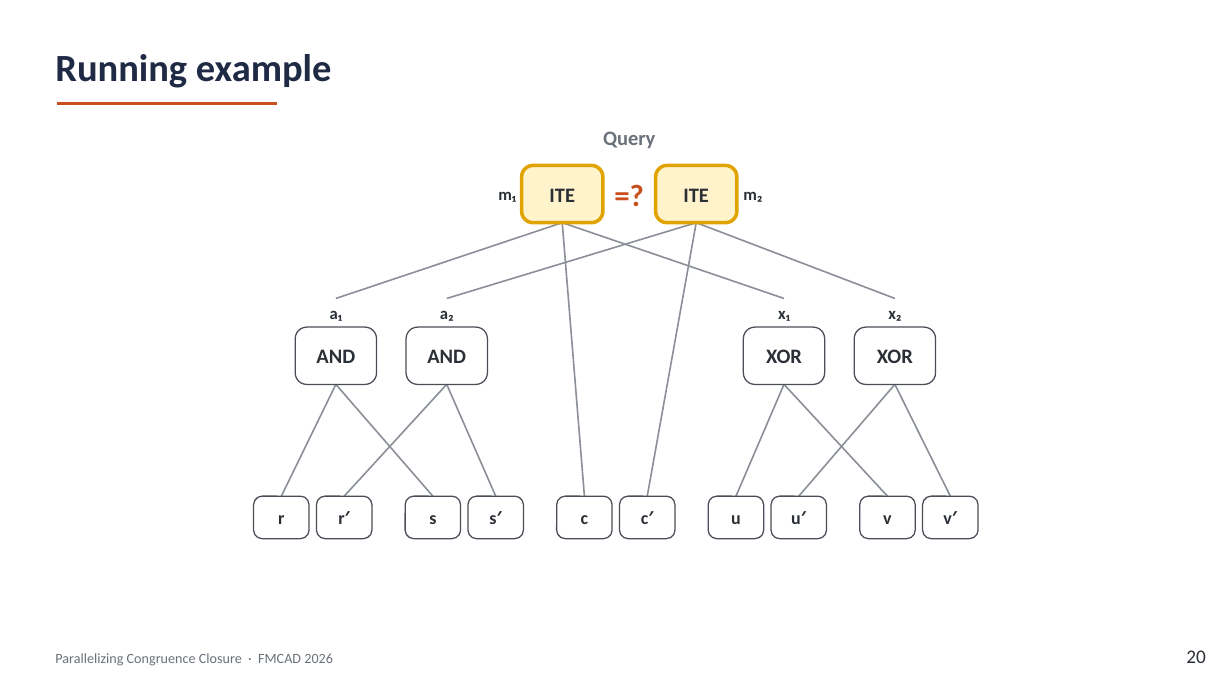
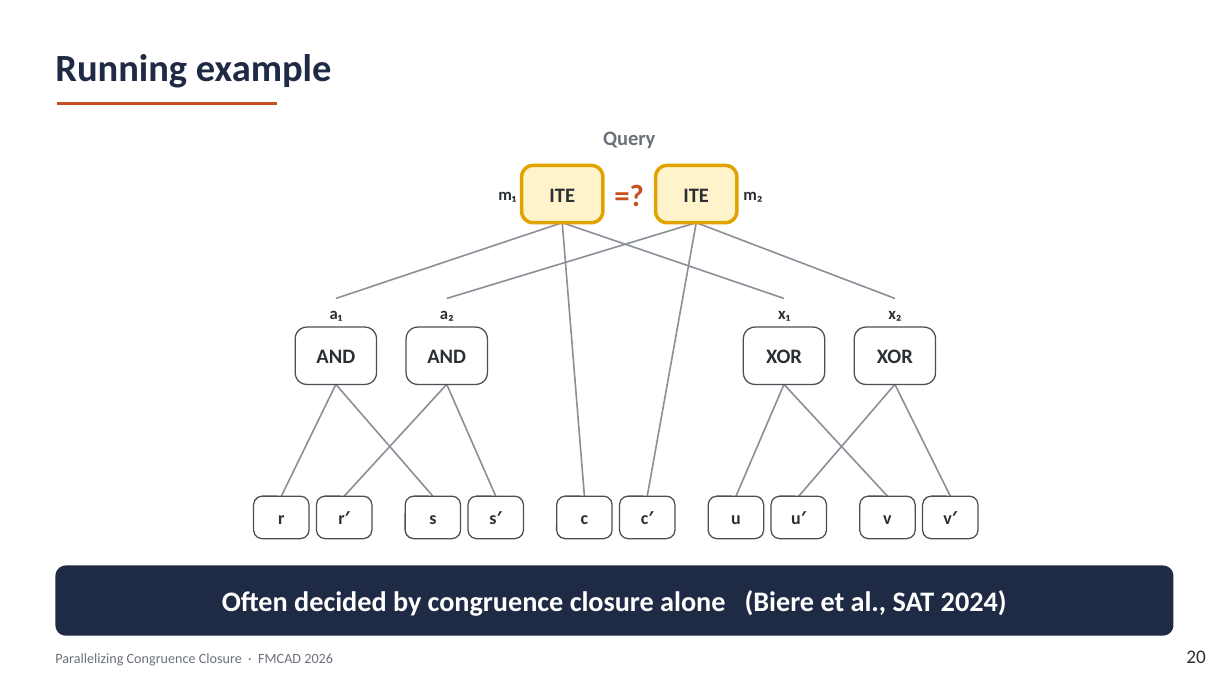
Before and after one commit to amarshah1/parallelcc-paper, a slide deck: slide 20 of slides/parallelcc-part1.pptx. Drawn at 1232x693 pixels with LibreOffice and Linux fonts; fonts in the diff are those of the drawing. Boxes give left, top, right and bottom in pixels: in the first picture for what was removed or moved away, otherwise in the second. Text is boxed around its words. In the diff, an @@ line names an element or a change of style, - is before the commit and + after.

```diff
--- a/slides/parallelcc-part1.pptx
+++ b/slides/parallelcc-part1.pptx
@@ rounded rectangle added at [55,566,1174,636], fill #1F2A44, 22 pt, text #FFFFFF, bold @@
+Often decided by congruence closure alone (Biere et al., SAT 2024)
```
Also in this commit, not shown: 8 other slides changed, 1 other file.
